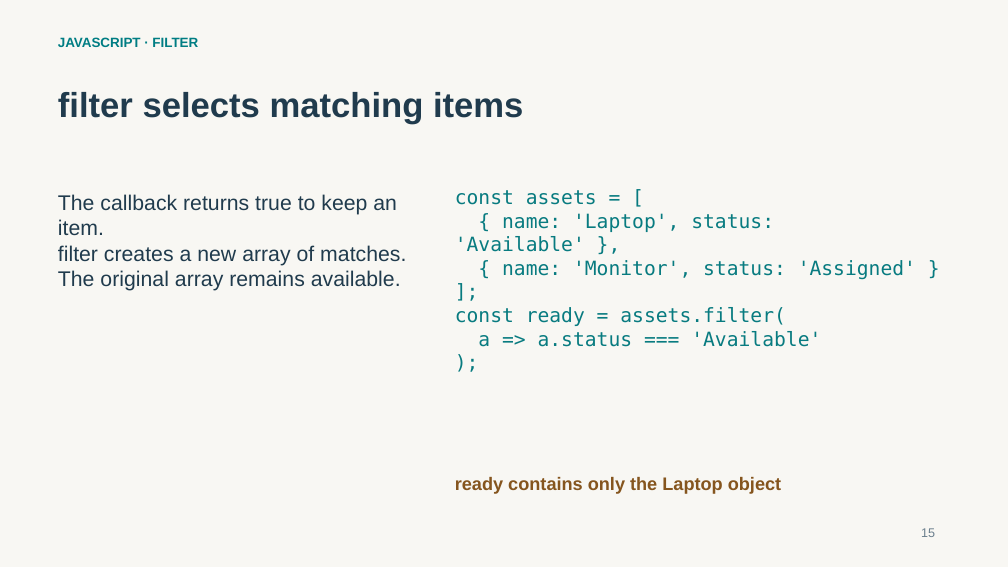
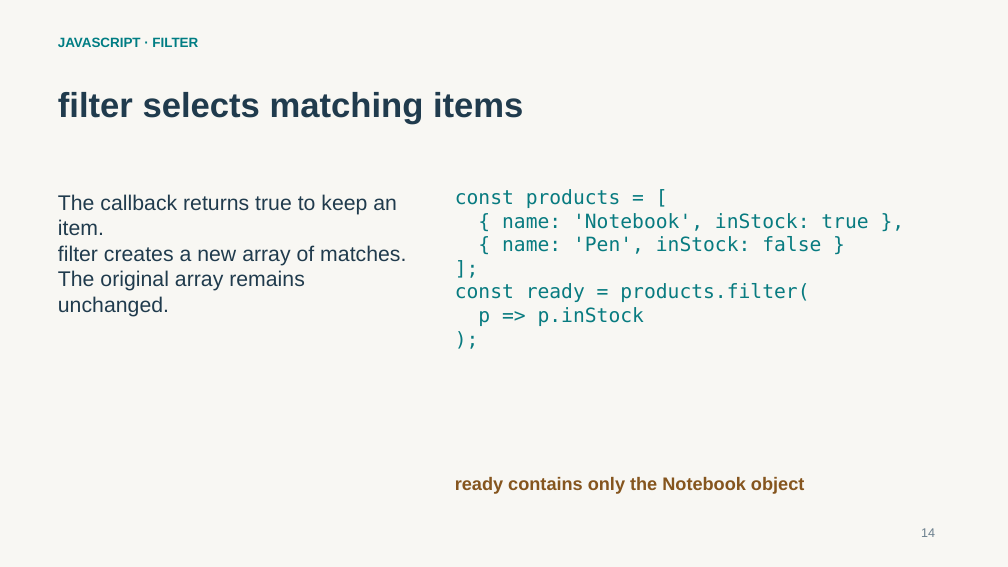
Before and after one commit to thesubhaprasad/tcs-sme-reactjs-learning, a slide deck: slide 14 of training/day-1/1_ReactJS_Day_One_Subha_Prasad.pptx. Drawn at 1008x567 pixels with LibreOffice and Linux fonts; fonts in the diff are those of the drawing. Boxes give left, top, right and bottom in pixels: in the first picture for what was removed or moved away, otherwise in the second. Text is boxed around its words. In the diff, an @@ line names an element or a change of style, - is before the commit and + after.

Commit message:
Use Product Catalog for Day 2 components and training

```diff
--- a/training/day-1/1_ReactJS_Day_One_Subha_Prasad.pptx
+++ b/training/day-1/1_ReactJS_Day_One_Subha_Prasad.pptx
@@ text at bbox=[455, 189, 868, 254]: text changed @@
-const assets = [
-{ name: 'Laptop', status: 'Available' },
-{ name: 'Monitor', status: 'Assigned' }
+const products = [
+{ name: 'Notebook', inStock: true },
+{ name: 'Pen', inStock: false }
@@ text at bbox=[58, 270, 305, 317]: text changed @@
-The original array remains available.
+The original array remains unchanged.
@@ text at bbox=[455, 283, 809, 326]: text changed @@
-const ready = assets.filter(
-a => a.status === 'Available'
+const ready = products.filter(
+p => p.inStock
@@ text at bbox=[455, 477, 804, 494]: text changed @@
-ready contains only the Laptop object
+ready contains only the Notebook object
@@ text at bbox=[921, 528, 935, 537]: text changed @@
-15
+14
```
Also in this commit, not shown: 27 other slides changed, 23 other files.
